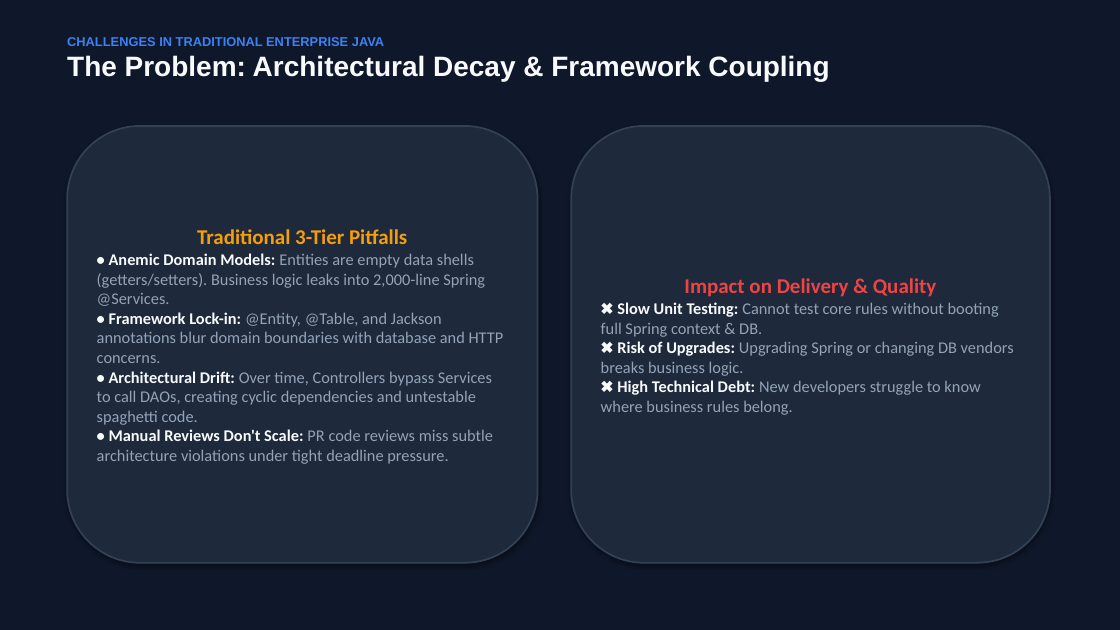
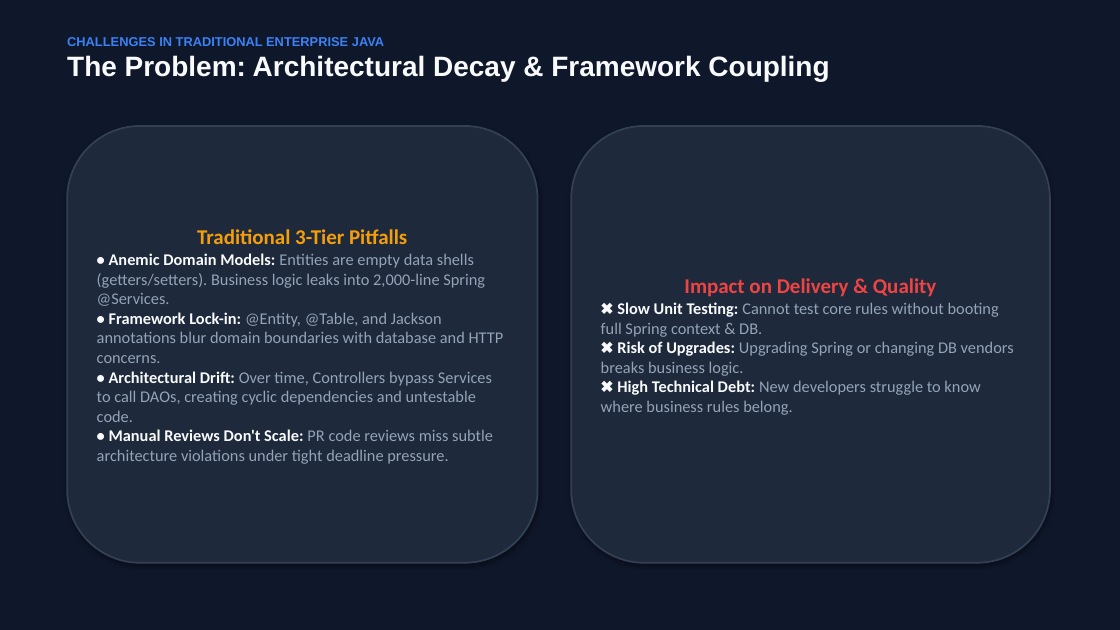
Before and after one commit to hykuBipin/DDD_HEXAGONAL_ARCHUNIT_NEW, a slide deck: slide 2 of Satellite_Architecture_DDD_Hexagonal_ArchUnit.pptx. Drawn at 1120x630 pixels with LibreOffice and Linux fonts; fonts in the diff are those of the drawing. Boxes give left, top, right and bottom in pixels: in the first picture for what was removed or moved away, otherwise in the second. Text is boxed around its words. In the diff, an @@ line names an element or a change of style, - is before the commit and + after.

```diff
--- a/Satellite_Architecture_DDD_Hexagonal_ArchUnit.pptx
+++ b/Satellite_Architecture_DDD_Hexagonal_ArchUnit.pptx
@@ text in rounded rectangle at (x1=97, y1=371, x2=492, y2=422): text changed @@
-• Architectural Drift: Over time, Controllers bypass Services to call DAOs, creating cyclic dependencies and untestable spaghetti code.
+• Architectural Drift: Over time, Controllers bypass Services to call DAOs, creating cyclic dependencies and untestable code.
```
Also in this commit, not shown: 3 other slides changed, 5 other files.
